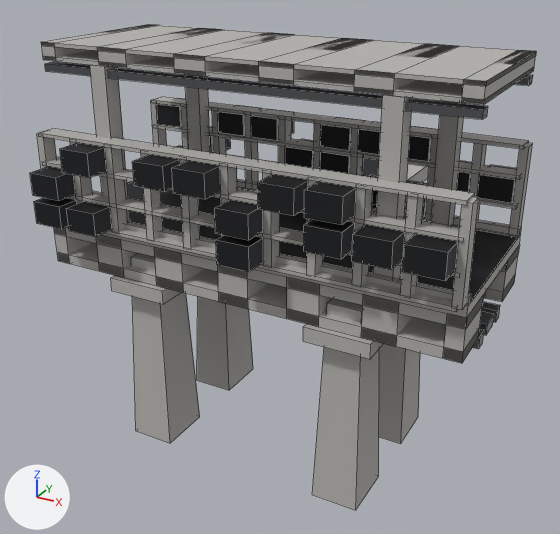
The FBX model Assets/_Project/04.Art/02.Models/Megastructure/SM_Mega_Junction.fbx: old version first, new version second.
Before and after are seen from a 50 mm lens placed at (67.8, -122.8, 84.5), pointed at (-7.5, 14.0, 16.1). The axes (+X, +Y, +Z) are drawn at lower left. The lights are the same throughout. The first picture is the older version. Mesh edges are drawn as thin lines. Where no turn or scale is listed for an object, it has been applied to the vertices. Vertices at exactly the same position are counted once.

Objects in the first picture: 'SM_Mega_Junction'.
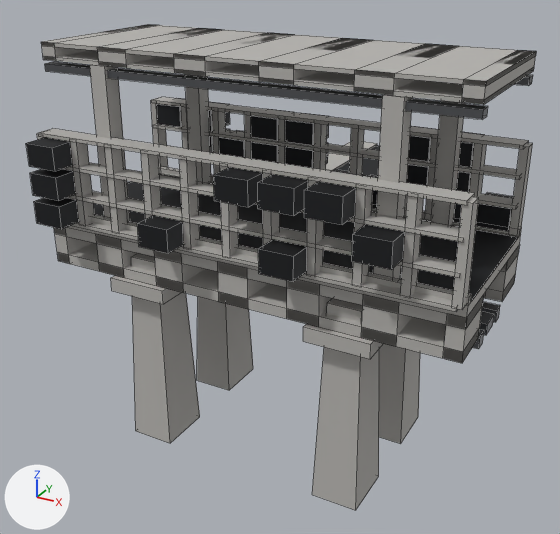
What differs and where, as boxes [x1, y1, x2, y2] in the pictures (560 x 534 px; the box of a moved part takes in the faces that stretch with it):
'SM_Mega_Junction', reshaped
    before: [30, 24, 536, 510]
    after: [26, 24, 536, 510]
part 1 of me_sm_mega_junction, moved or reshaped
    before: [132, 154, 179, 192]
    after: [137, 215, 184, 253]
part 2 of me_sm_mega_junction, moved or reshaped
    before: [216, 235, 263, 272]
    after: [258, 240, 307, 282]
part 3 of me_sm_mega_junction, moved or reshaped
    before: [60, 143, 107, 178]
    after: [26, 137, 72, 171]
part 4 of me_sm_mega_junction, moved or reshaped
    before: [215, 200, 263, 240]
    after: [213, 167, 263, 207]
part 5 of me_sm_mega_junction, moved or reshaped (mostly hidden afterwards)
    before: [320, 151, 364, 174]
    after: [333, 169, 363, 175]
part 6 of me_sm_mega_junction, moved or reshaped
    before: [405, 180, 428, 217]
    after: [453, 203, 462, 223]
part 7 of me_sm_mega_junction, moved or reshaped
    before: [477, 165, 517, 203]
    after: [476, 192, 513, 231]
part 8 of me_sm_mega_junction, moved or reshaped
    before: [218, 105, 256, 135]
    after: [219, 130, 245, 158]
part 9 of me_sm_mega_junction, moved or reshaped (not visible before)
    after: [251, 142, 278, 163]
part 10 of me_sm_mega_junction, moved or reshaped
    before: [358, 121, 381, 154]
    after: [407, 164, 429, 186]
part 11 of me_sm_mega_junction, moved or reshaped (not visible before)
    after: [186, 102, 230, 131]
part 12 of me_sm_mega_junction, moved or reshaped
    before: [320, 117, 365, 150]
    after: [285, 113, 329, 145]
part 13 of me_sm_mega_junction, moved or reshaped
    before: [304, 219, 355, 259]
    after: [459, 132, 483, 167]
part 14 of me_sm_mega_junction, deleted
    before: [67, 160, 458, 281]

The change in detail:
me_sm_mega_junction is used by ob_sm_mega_junction; location (0.0, 0.0, 0.0).
me_sm_mega_junction had 1080 vertices, 834 faces and spanned x -42.0..42.0, y -23.2..69.0, z -14.0..65.2.
me_sm_mega_junction now has 1032 vertices, 798 faces and spans x -42.0..42.0, y -23.2..69.0, z -14.0..65.2.
me_sm_mega_junction part 1: the loose piece of 8 vertices spanning x -15.4..-9.0, y -23.2..-15.7, z 43.8..48.2 is moved by (0.0, 0.0, -11.2).
me_sm_mega_junction part 2: the loose piece of 8 vertices spanning x 0.9..7.3, y -23.2..-15.7, z 32.6..37.0 is moved by (8.2, 0.0, 0.0).
me_sm_mega_junction part 3: the loose piece of 8 vertices spanning x -31.8..-25.4, y -23.2..-15.7, z 43.8..48.2 is moved by (-8.2, 0.0, 0.0).
me_sm_mega_junction part 4: the loose piece of 8 vertices spanning x 0.9..7.3, y -23.2..-15.7, z 38.2..42.6 is moved by (0.0, 0.0, 5.6).
me_sm_mega_junction part 5: the loose piece of 8 vertices spanning x 0.9..7.3, y 15.8..23.3, z 38.2..42.6 is moved by (0.0, 0.0, -5.6).
me_sm_mega_junction part 6: the loose piece of 8 vertices spanning x 17.2..23.6, y 15.8..23.3, z 32.6..37.0 is moved by (8.2, 0.0, 0.0).
me_sm_mega_junction part 7: the loose piece of 8 vertices spanning x 33.5..39.9, y 15.8..23.3, z 38.2..42.6 is moved by (0.0, 0.0, -5.6).
me_sm_mega_junction part 8: the loose piece of 8 vertices spanning x -23.6..-17.2, y 15.8..23.3, z 43.8..48.2 is moved by (0.0, 0.0, -5.6).
me_sm_mega_junction part 9: the loose piece of 8 vertices spanning x -7.3..-0.9, y 15.8..23.3, z 32.6..37.0 is moved by (-8.2, 0.0, 5.6).
me_sm_mega_junction part 10: the loose piece of 8 vertices spanning x 9.0..15.4, y 15.8..23.3, z 43.8..48.2 is moved by (8.2, 0.0, -5.6).
me_sm_mega_junction part 11: the loose piece of 8 vertices spanning x -39.9..-33.5, y 15.8..23.3, z 32.6..37.0 is moved by (8.2, 0.0, 11.2).
me_sm_mega_junction part 12: the loose piece of 8 vertices spanning x 0.9..7.3, y 15.8..23.3, z 43.8..48.2 is moved by (-8.2, 0.0, 0.0).
me_sm_mega_junction part 13: the loose piece of 8 vertices spanning x 17.2..23.6, y -23.2..-15.7, z 38.2..42.6 is moved by (8.2, 39.0, 5.6).
me_sm_mega_junction part 14: 6 loose pieces with 48 vertices, spanning x -31.8..39.9, y -23.2..-15.7, z 32.6..48.2, are deleted.
Other edits to the shape of me_sm_mega_junction do not show in these pictures.
